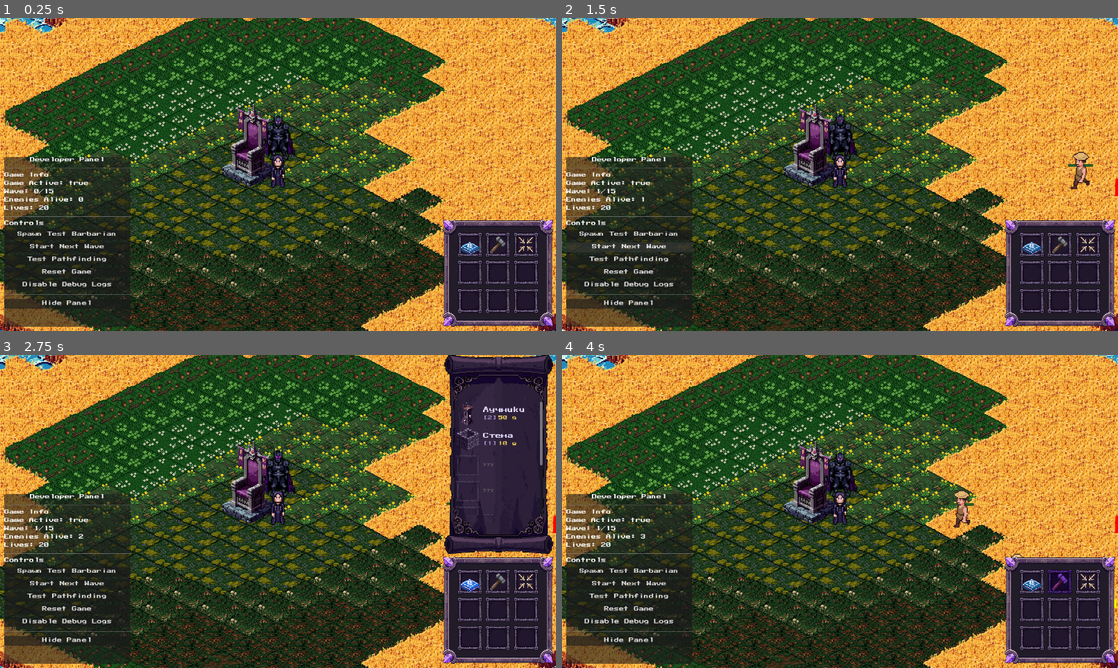
Above: before the commit, frames 1-4 (two rows, left to right).
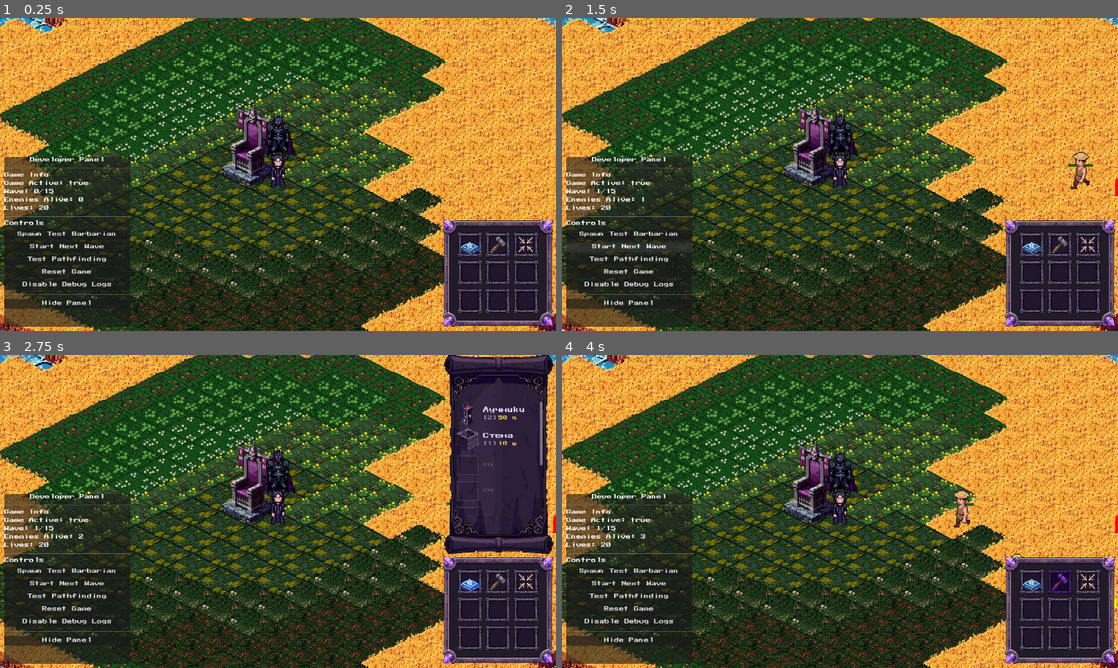
Above: after the commit, the same moments.

Repository: Cawanik/lineage_of_light
Game: Godot game, scene res://scenes/main/main.tscn
Two runs of this game, one before a commit and one after it. Both use one fixed random seed, a clock stepped at 60 frames per second and the inputs below.
Inputs (mouse positions are in pixels of both pictures, inside the frame that each line leads up to):
- Up to frame 1 (0.25 s): no input
- Up to frame 2 (1.5 s): click "Start Next Wave" at 0.5 s; click "Start Next Wave" at 1.25 s
- Up to frame 3 (2.75 s): click (472, 580) at 2 s
- Up to frame 4 (4 s): click (1056, 414) at 2.77 s; click (1062, 580) at 3.5 s

The runs differ from the first frame. In frame 1, 0.6% of the frame differs, in the area x 0-100%, y 0-100%; in frame 2, 0.6%; in frame 3, 0.6%; in frame 4, 0.6%.

Commit message:
Фикс камеры

Diff:
--- a/godot/scenes/main/main.tscn
+++ b/godot/scenes/main/main.tscn
@@ -149,10 +149,10 @@
 anchors_preset = 15
 anchor_right = 1.0
 anchor_bottom = 1.0
-offset_left = 12.0
-offset_top = 1.0
-offset_right = 12.0
-offset_bottom = 1.0
+offset_left = 0.0
+offset_top = 0.0
+offset_right = 0.0
+offset_bottom = 0.0
 grow_horizontal = 2
 grow_vertical = 2
 mouse_filter = 2
